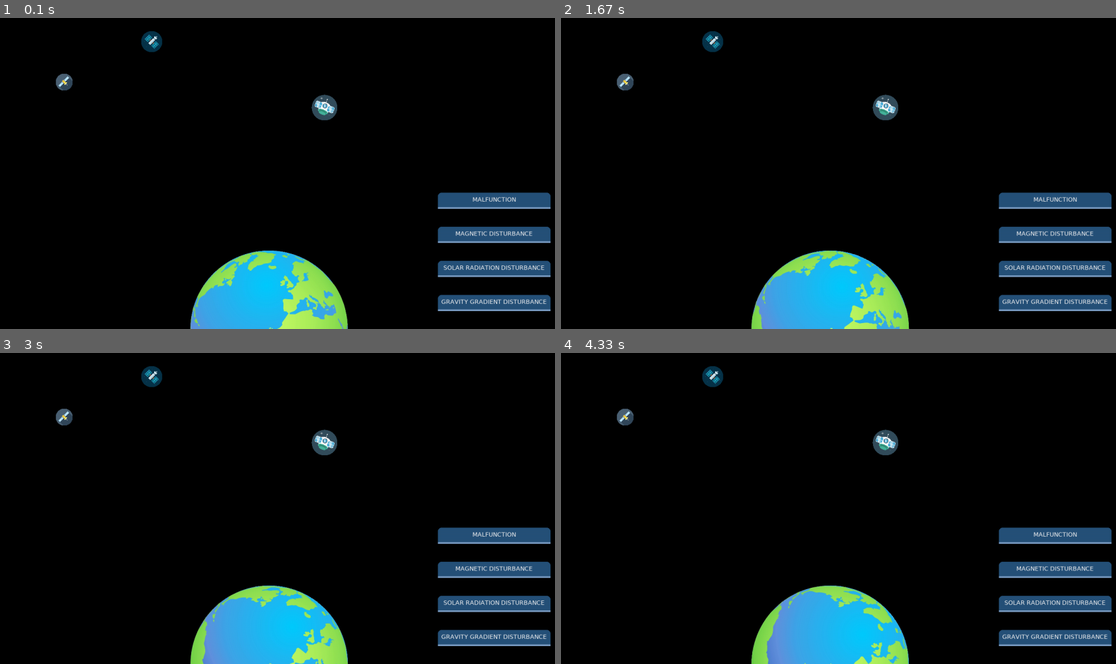
Above: before the commit, frames 1-4 (two rows, left to right).
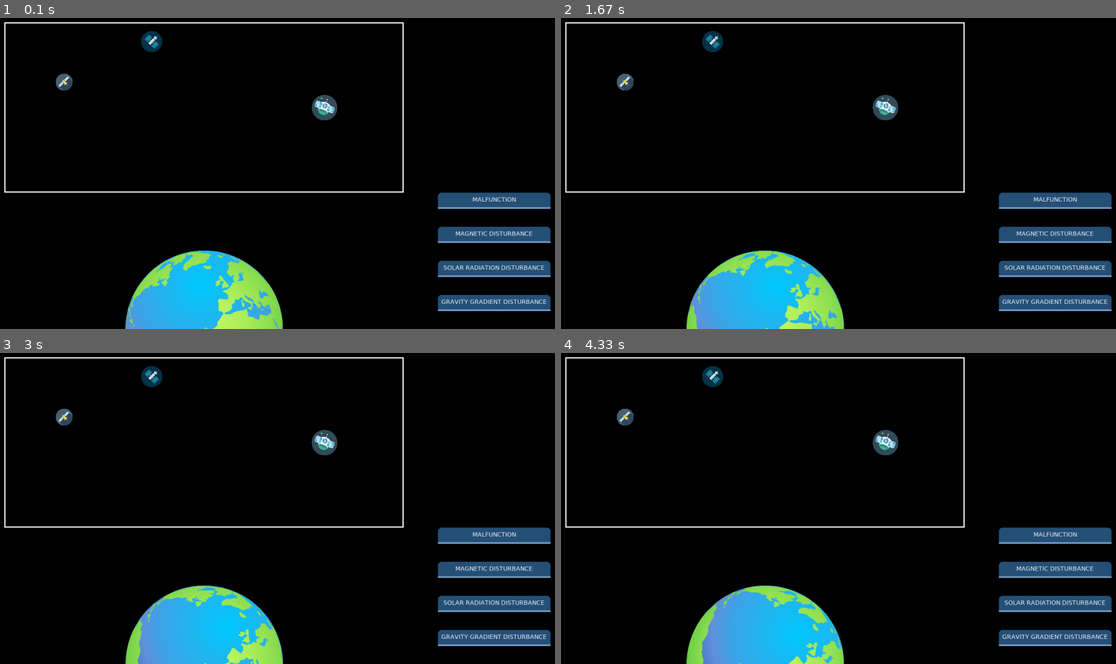
Above: after the commit, the same moments.

Repository: WesselOost/SatelliteSimulation2D
Game: pygame game, started from SatelliteSimulation/main.py
The game is run twice, just before and just after one commit, with the same random seed, the same clock (stepped at 60 frames per second) and the same inputs.
Inputs:
- Up to frame 1 (0.1 s): no input
- Up to frame 2 (1.67 s): no input
- Up to frame 3 (3 s): no input
- Up to frame 4 (4.33 s): no input

The runs differ from the first frame. In frame 1, 9.5% of the frame differs, in the area x 0-73%, y 1-100%; in frame 2, 9.5%; in frame 3, 9.5%; in frame 4, 9.5%.

Commit message:
create satellite border

Diff:
--- a/SatelliteSimulation/view.py
+++ b/SatelliteSimulation/view.py
@@ -21,6 +21,7 @@
 # =========================================================================== #
 ABSOLUTE_PATH = os.path.abspath(os.path.dirname(__file__))
 BACKGROUND_COLOR = (0, 0, 0)
+LIGHT_GREY = (243, 243, 243)
 FONT_SIZE = 14
 FRAMERATE = 60
 EARTH_IMG = pygame.image.load(os.path.join(ABSOLUTE_PATH, "Assets", "earth.png"))
@@ -50,11 +51,24 @@
 
         offset = height // 10
         self.__init_buttons(offset, width, height)
+        top_button = self.__buttons[-1]
+        self.__earth_offset_x = (width - top_button.x) // 2
+
+        self.__satellite_border = pygame.Rect(offset,  # x
+                                              offset,  # y
+                                              (top_button.x - offset * 2),  # width
+                                              (top_button.y - offset))  # height
 
 
     # ----------------------------------------------------------------------- #
     #  SUBSECTION: Getter/Setter
     # ----------------------------------------------------------------------- #
+    def get_satellite_border(self):
+        return self.__satellite_border.x, \
+               self.__satellite_border.y, \
+               self.__satellite_border.width, \
+               self.__satellite_border.height
+
 
     # ----------------------------------------------------------------------- #
     #  SUBSECTION: Public Methods
@@ -63,6 +77,8 @@
     def update(self, satellites: list):
         self.__surface.fill(BACKGROUND_COLOR)
         self.rotate_and_draw_earth()
+
+        pygame.draw.rect(self.__surface, LIGHT_GREY, self.__satellite_border, 3)
 
         if satellites:
             for satellite in satellites:
@@ -121,7 +137,7 @@
     def rotate_and_draw_earth(self):
         self.__earth_img_angle -= 0.2
         earth_img_rotated = pygame.transform.rotozoom(EARTH_IMG, self.__earth_img_angle, EARTH_SCALE)
-        image_position = (self.__surface.get_width() - earth_img_rotated.get_width()) // 2, \
+        image_position = (self.__surface.get_width() - earth_img_rotated.get_width()) // 2 - self.__earth_offset_x, \
                          self.__surface.get_height() - earth_img_rotated.get_height() // 2
         self.__surface.blit(earth_img_rotated, image_position)
 
